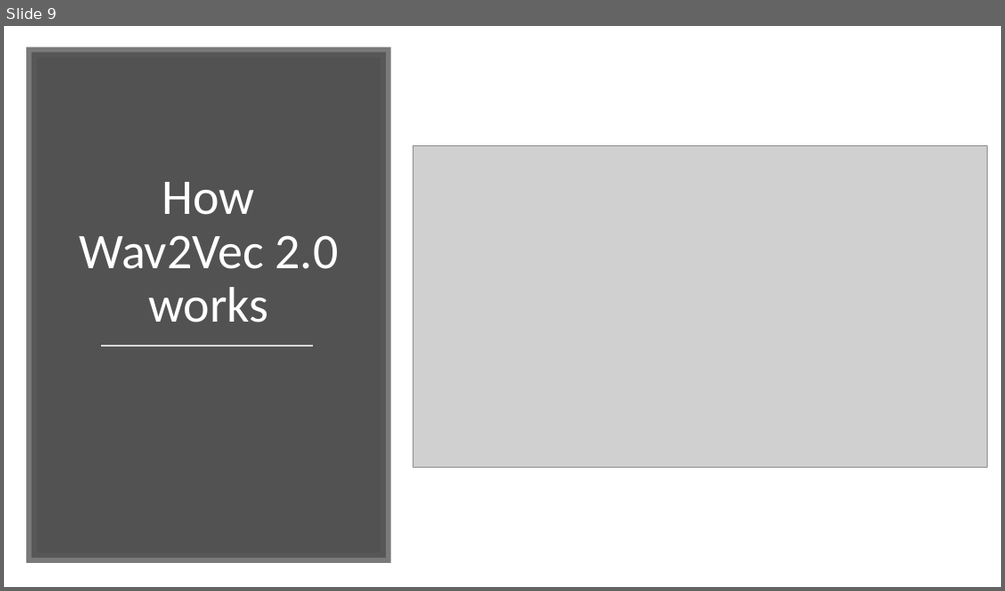
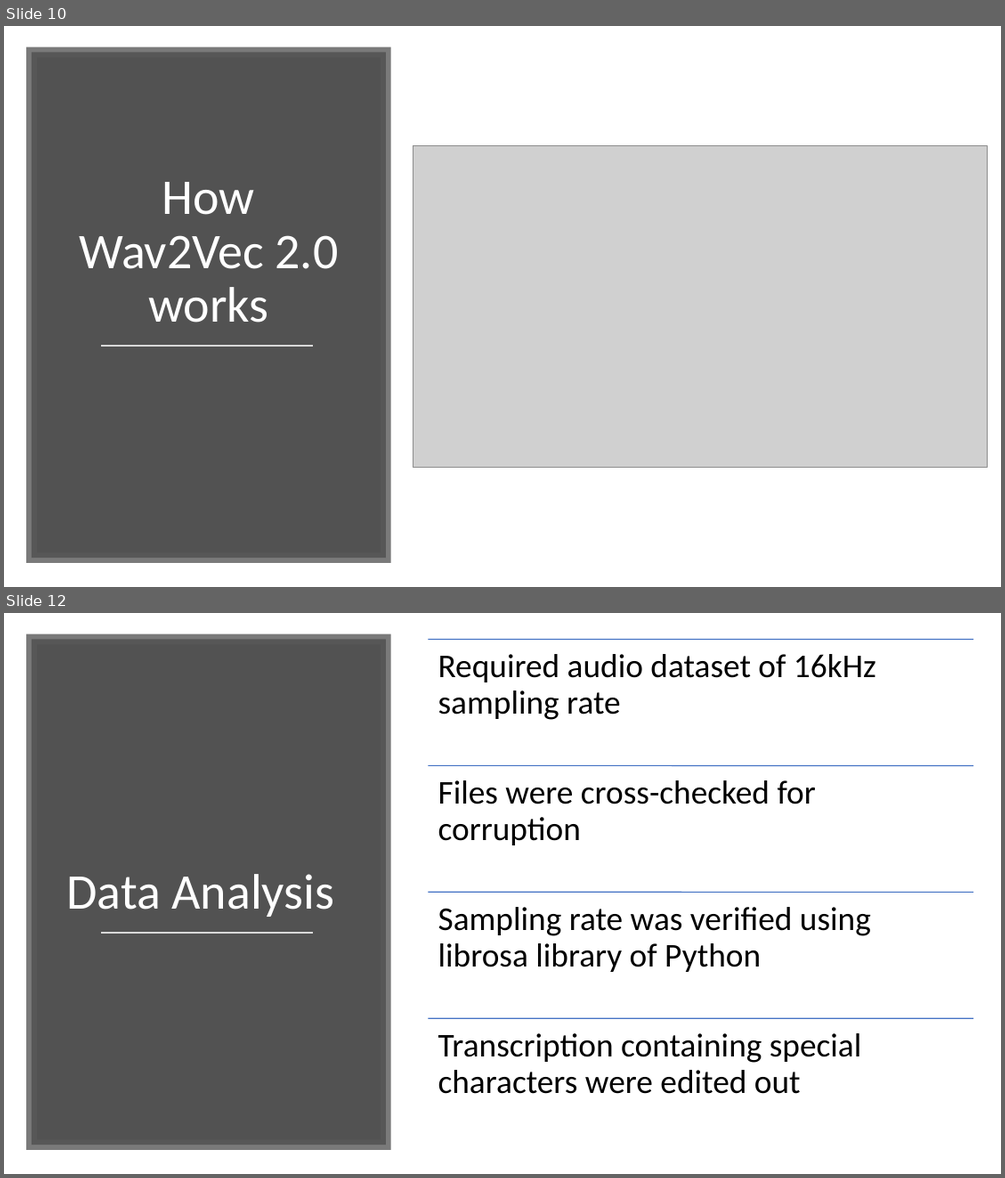
Before and after one commit to Noskid1999/FPP_NepaliASR, a slide deck: ProductPresentation.pptx. Shown one above the other, each under a label of ours: slide 9 before the commit, slides 10 and 12 after it; the slides between them are not shown. The pictures are 1005x591 and 1005x1178 pixels, drawn with LibreOffice and Linux fonts; fonts in the diff are those of the drawing; grey boxes stand for pictures. Boxes give left, top, right and bottom in pixels: in the first picture for what was removed or moved away, otherwise in the second. Text is boxed around its words. In the diff, an @@ line names an element or a change of style, - is before the commit and + after.

```diff
--- a/ProductPresentation.pptx
+++ b/ProductPresentation.pptx
@@ slide 12 added at bbox=[4, 613, 1001, 1174], background #FFFFFF @@
@@ rectangle added at bbox=[32, 639, 386, 1144], fill #404040 at 90% opacity, outline #595959 10 pt @@
@@ title added at bbox=[66, 874, 335, 916], 48 pt, text #FFFFFF @@
+Data Analysis
@@ line added from (101, 933) to (313, 933), #D9D9D9 1.75 pt @@
@@ group added at bbox=[428, 639, 973, 1094]: 4 lines, 4 texts @@
+Required audio dataset of 16kHz sampling rate
+Files were cross-checked for corruption
+Sampling rate was verified using librosa library of Python
+Transcription containing special characters were edited out
@@ what was slide 9 is now slide 10 @@
```
Also in this commit, not shown: 3 slides changed, 7 other slides added, 3 other files.
